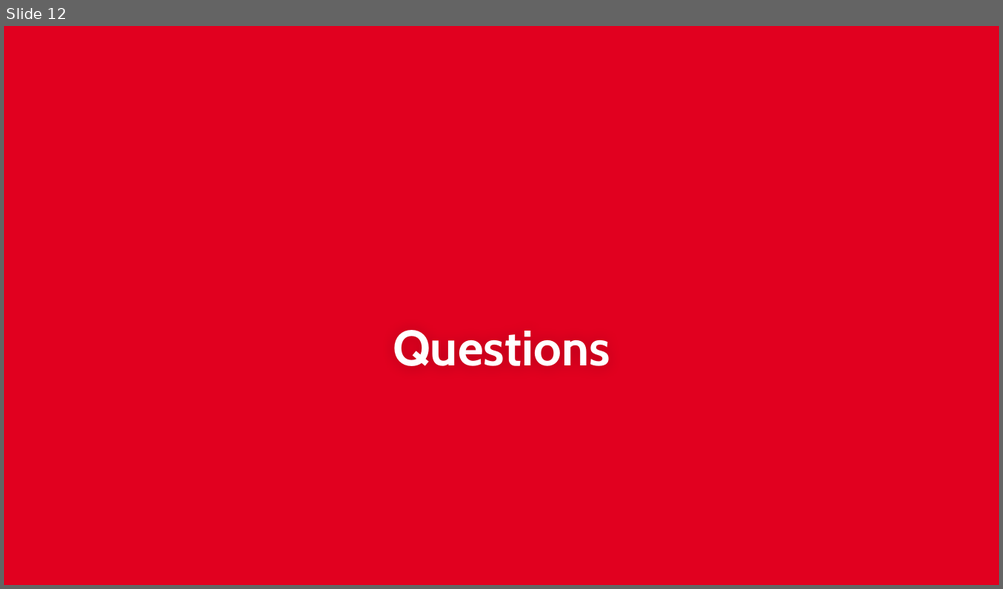
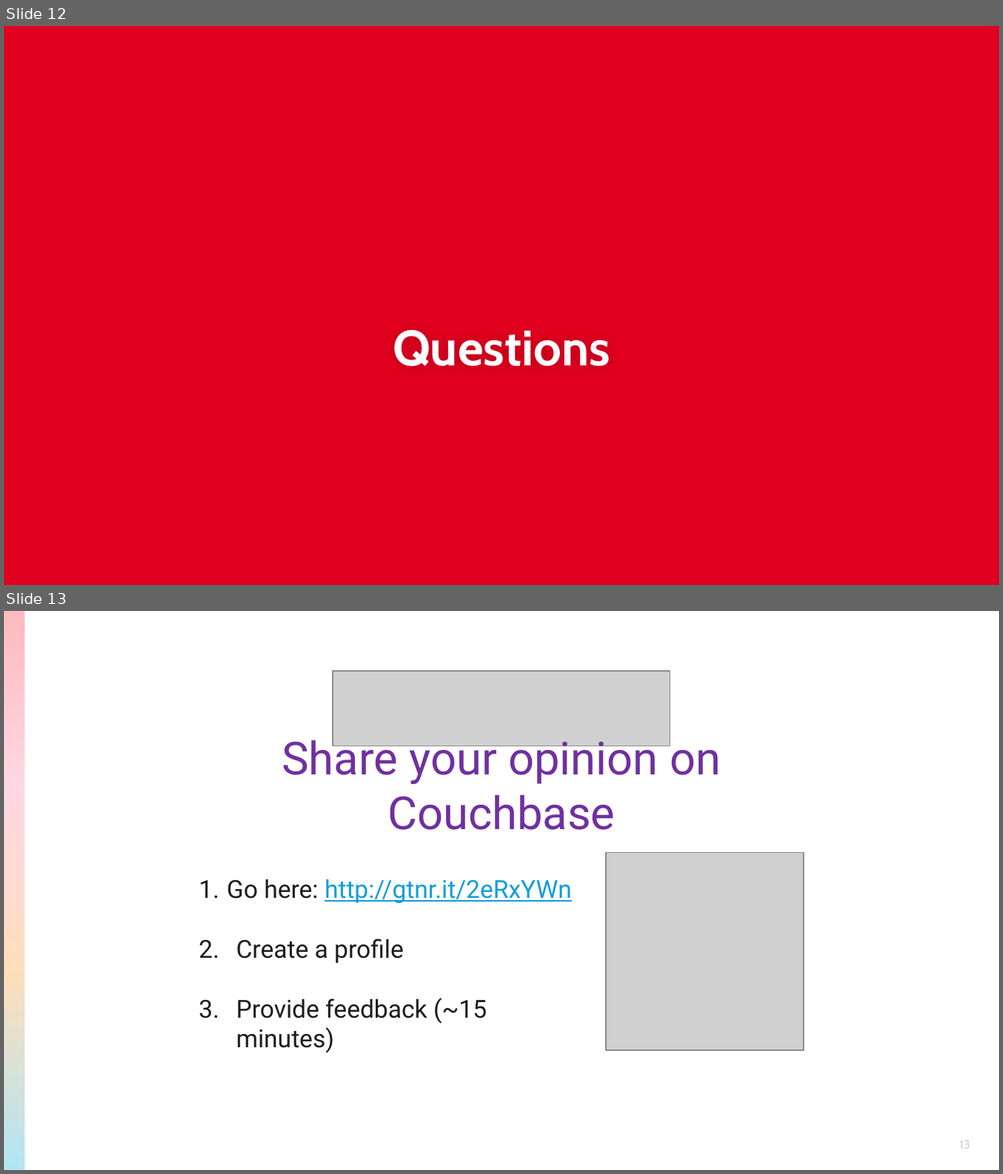
Before and after one commit to clint77/workshop, a slide deck: connect2016/developer/04/04.pptx. Shown one above the other, each under a label of ours: slide 12 before the commit, slides 12 and 13 after it. The pictures are 1003x589 and 1003x1174 pixels, drawn with LibreOffice and Linux fonts; fonts in the diff are those of the drawing; grey boxes stand for pictures; background and template pictures are left out. Boxes give left, top, right and bottom in pixels: in the first picture for what was removed or moved away, otherwise in the second. Text is boxed around its words. In the diff, an @@ line names an element or a change of style, - is before the commit and + after.

Commit message:
added mobile app slides and survey slide to beginning and end

```diff
--- a/connect2016/developer/04/04.pptx
+++ b/connect2016/developer/04/04.pptx
@@ slide 13 added at box(4, 611, 999, 1170), background #FFFFFF @@
@@ rectangle added at box(4, 612, 25, 1170), fill gradient #00ACE0 to #FF931E to #FF7BAC to #FF1D25 @@
@@ picture added at box(333, 671, 669, 746) @@
@@ title added at box(282, 733, 720, 830), 33 pt, text #7030A0 @@
+Share your opinion on Couchbase
@@ picture added at box(606, 853, 804, 1051) @@
@@ text added at box(227, 879, 572, 1024), 18 pt, text #1E1C1C @@
+1. Go here: http://gtnr.it/2eRxYWn
+2. Create a profile
+3. Provide feedback (~15 minutes)
@@ page number added at box(959, 1141, 970, 1149), 8.5 pt, text #CCCCCC @@
+13
```
Also in this commit, not shown: 1 other file.
